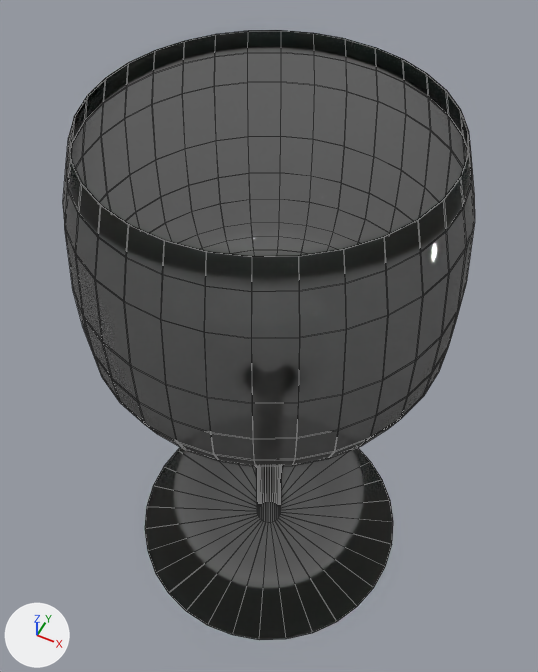
An edit to the Blender file 01 Models/glass.blend, drawn before and after from the same camera.
One viewpoint serves both versions: a 50 mm camera at (4.26, -8.53, 17.63) aimed at (-0.28, 0.56, 6.27). Arrows for +X, +Y and +Z are at lower left; the lights stay in place. Mesh edges are drawn as thin lines.
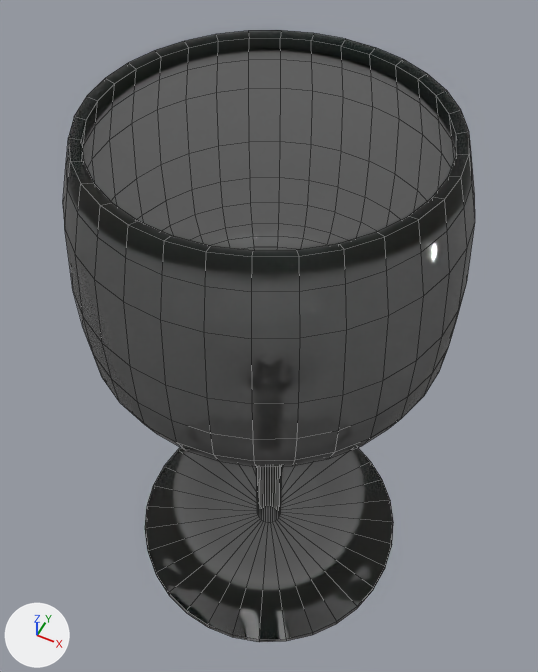
What differs and where, as boxes (x1, y1, x2, y2) in the pictures (538 x 672 px):
'Circle.001', modifiers changed: before (63, 30, 475, 640); after (63, 30, 475, 642)

The change, as a list of edits to the scene's bpy script:
```text
Change ob_circle_001:
    where _m = ob_circle_001.modifiers.new('Solidify', 'SOLIDIFY')
    add _m.thickness = 0.1
```
